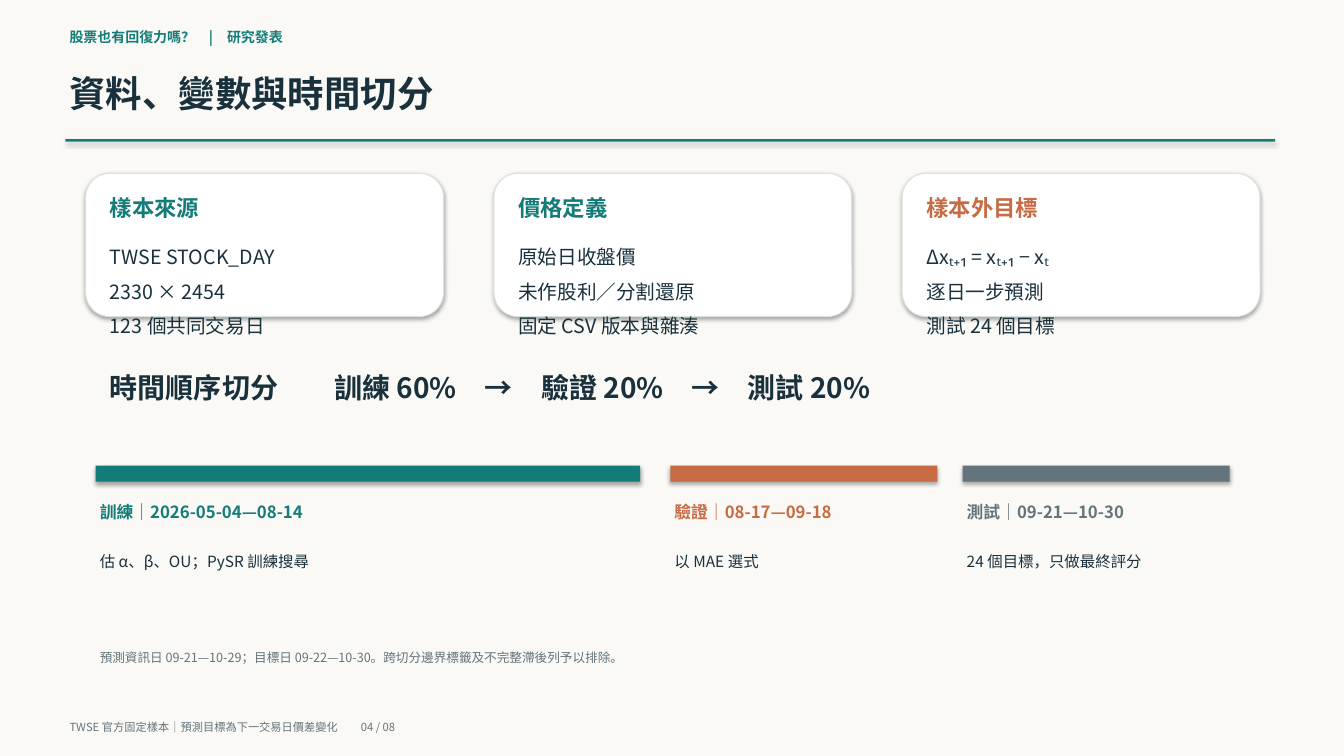
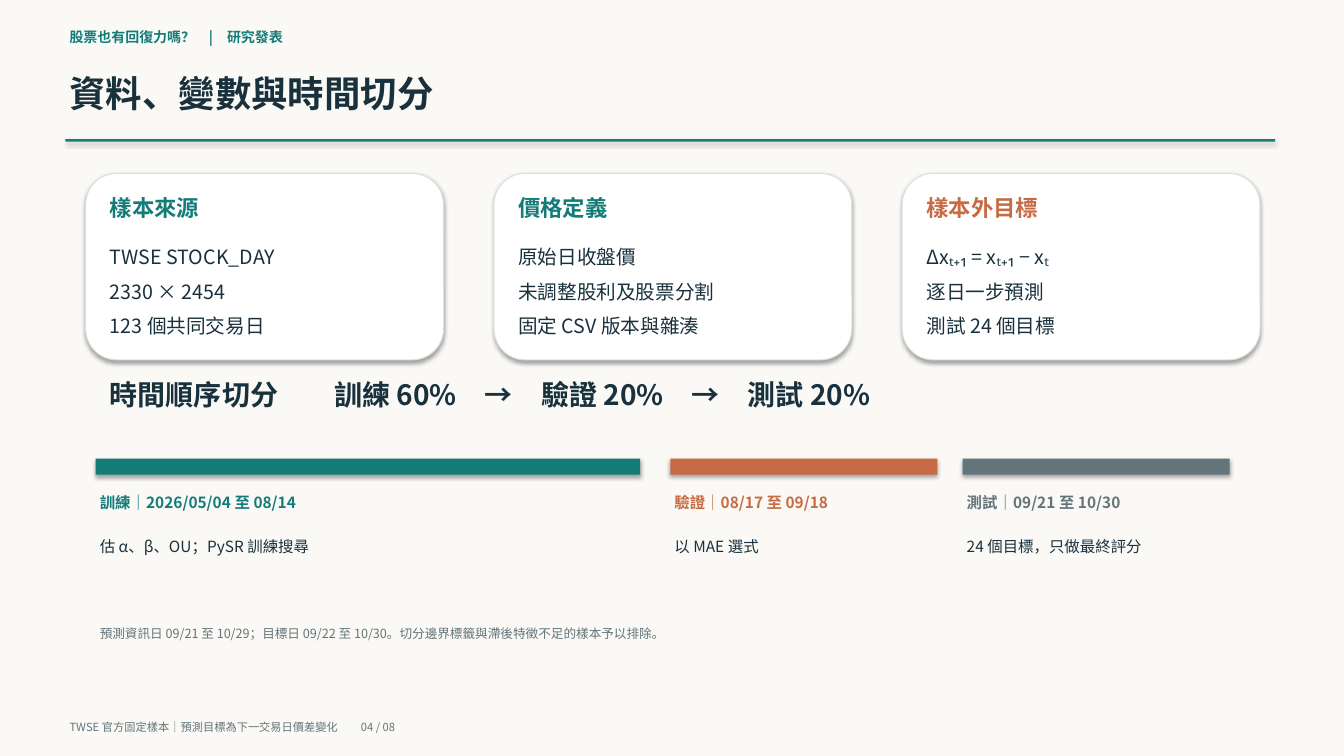
Before and after one commit to yinglinlin010/market-physics-lab, a slide deck: slide 4 of slides/midterm_90s.pptx. Drawn at 1344x756 pixels with LibreOffice and Linux fonts; fonts in the diff are those of the drawing. Boxes give left, top, right and bottom in pixels: in the first picture for what was removed or moved away, otherwise in the second. Text is boxed around its words. In the diff, an @@ line names an element or a change of style, - is before the commit and + after.

```diff
--- a/slides/midterm_90s.pptx
+++ b/slides/midterm_90s.pptx
@@ rounded rectangle: place and size @@
-rounded rectangle at box(86, 173, 444, 317)
+rounded rectangle at box(86, 173, 444, 360)
@@ rounded rectangle: place and size @@
-rounded rectangle at box(494, 173, 852, 317)
+rounded rectangle at box(494, 173, 852, 360)
@@ rounded rectangle: place and size @@
-rounded rectangle at box(902, 173, 1260, 317)
+rounded rectangle at box(902, 173, 1260, 360)
@@ text at box(518, 282, 714, 301): text changed @@
-未作股利／分割還原
+未調整股利及股票分割
@@ text "時間順序切分 訓練 60% → 驗證 ...": place and size @@
-text "時間順序切分 訓練 60% → 驗證 ..." at box(110, 374, 870, 401)
+text "時間順序切分 訓練 60% → 驗證 ..." at box(110, 381, 870, 408)
@@ 3 rectangles: place and size @@
-3 rectangles at box(96, 466, 1230, 482)
+3 rectangles at box(96, 459, 1230, 475)
@@ text at box(100, 494, 296, 511): text changed; size 12 to 11 pt @@
-訓練｜2026-05-04—08-14
+訓練｜2026/05/04 至 08/14
@@ text at box(674, 494, 828, 511): text changed; size 12 to 11 pt @@
-驗證｜08-17—09-18
+驗證｜08/17 至 09/18
@@ text at box(967, 494, 1120, 511): text changed; size 12 to 11 pt @@
-測試｜09-21—10-30
+測試｜09/21 至 10/30
@@ 3 texts: place and size @@
-3 texts at box(100, 554, 1141, 571)
+3 texts at box(100, 539, 1141, 556)
@@ text at box(100, 627, 664, 640): text changed @@
-預測資訊日 09-21—10-29；目標日 09-22—10-30。跨切分邊界標籤及不完整滯後列予以排除。
+預測資訊日 09/21 至 10/29；目標日 09/22 至 10/30。切分邊界標籤與滯後特徵不足的樣本予以排除。
```
Also in this commit, not shown: 2 other slides changed, 3 other files.
